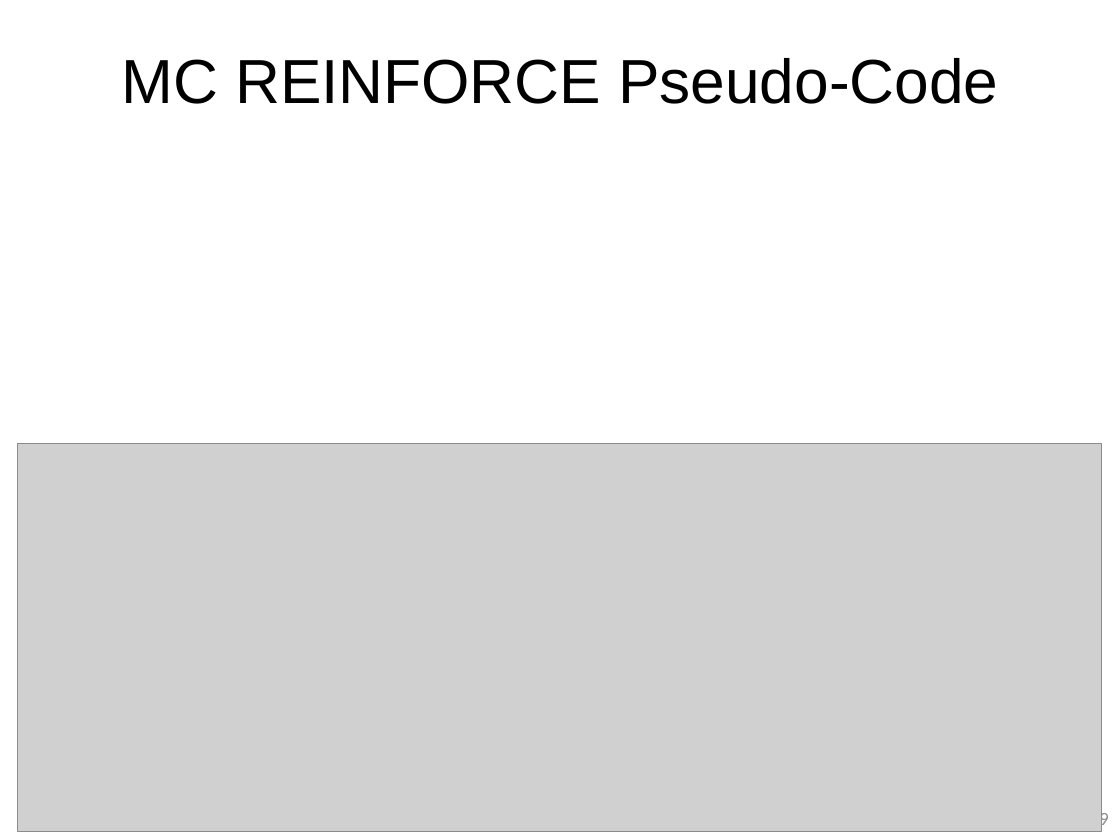
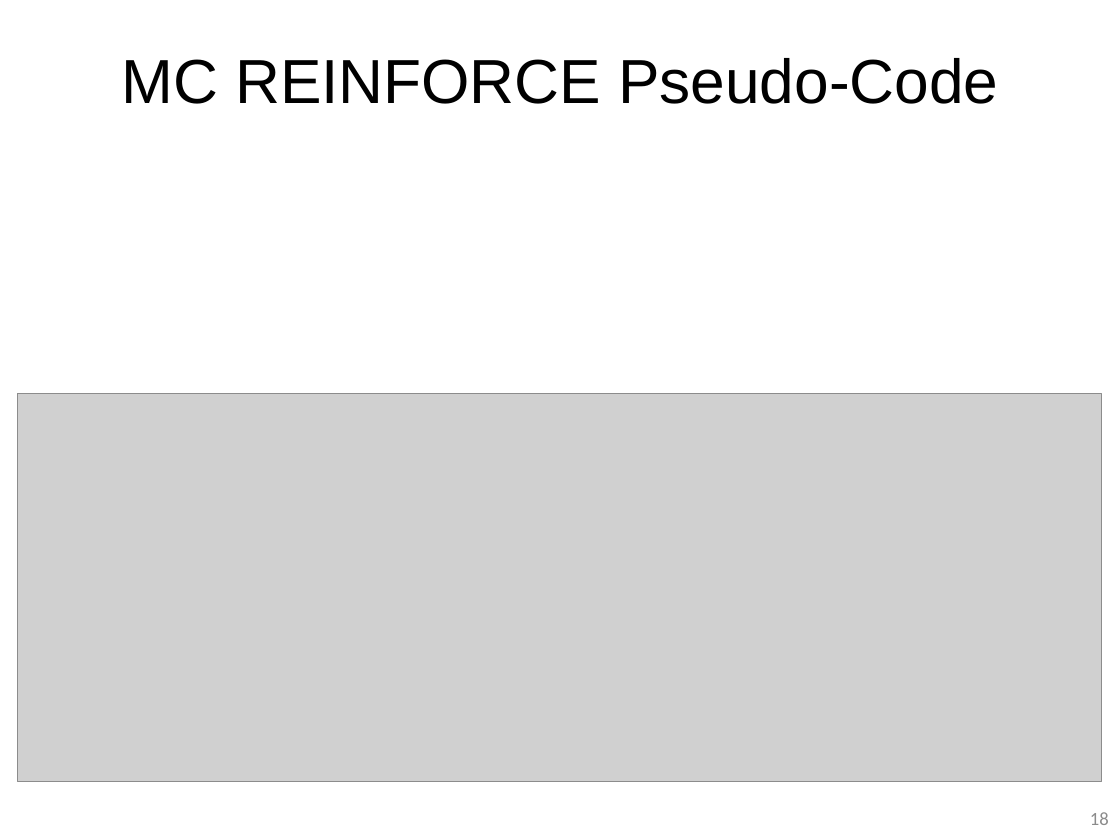
Before and after one commit to guzonghua/saav, a slide deck: slide 18 of PPTs/L7.3 Policy-based RL.pptx (slide 19 before the commit). Drawn at 1120x840 pixels with LibreOffice and Linux fonts; fonts in the diff are those of the drawing; grey boxes stand for pictures. Boxes give left, top, right and bottom in pixels: in the first picture for what was removed or moved away, otherwise in the second. Text is boxed around its words. In the diff, an @@ line names an element or a change of style, - is before the commit and + after.

```diff
--- a/PPTs/L7.3 Policy-based RL.pptx
+++ b/PPTs/L7.3 Policy-based RL.pptx
@@ picture: place and size @@
-picture at box(18, 444, 1102, 831)
+picture at box(18, 393, 1102, 781)
@@ page number at box(1090, 812, 1109, 825): text changed @@
-19
+18
```
Also in this commit, not shown: 5 other slides changed, 1 slide added, 1 slide removed, 3 other files.
